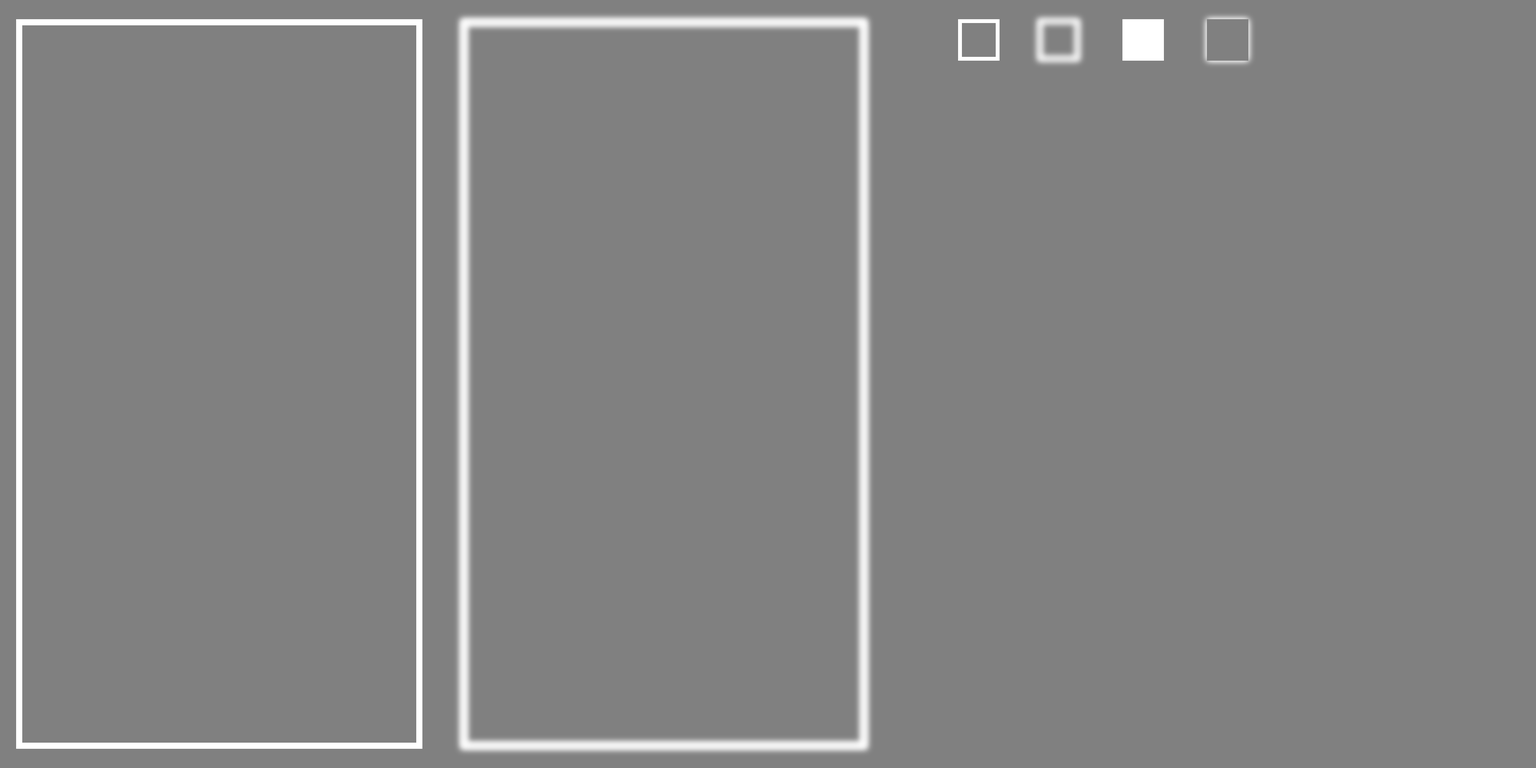
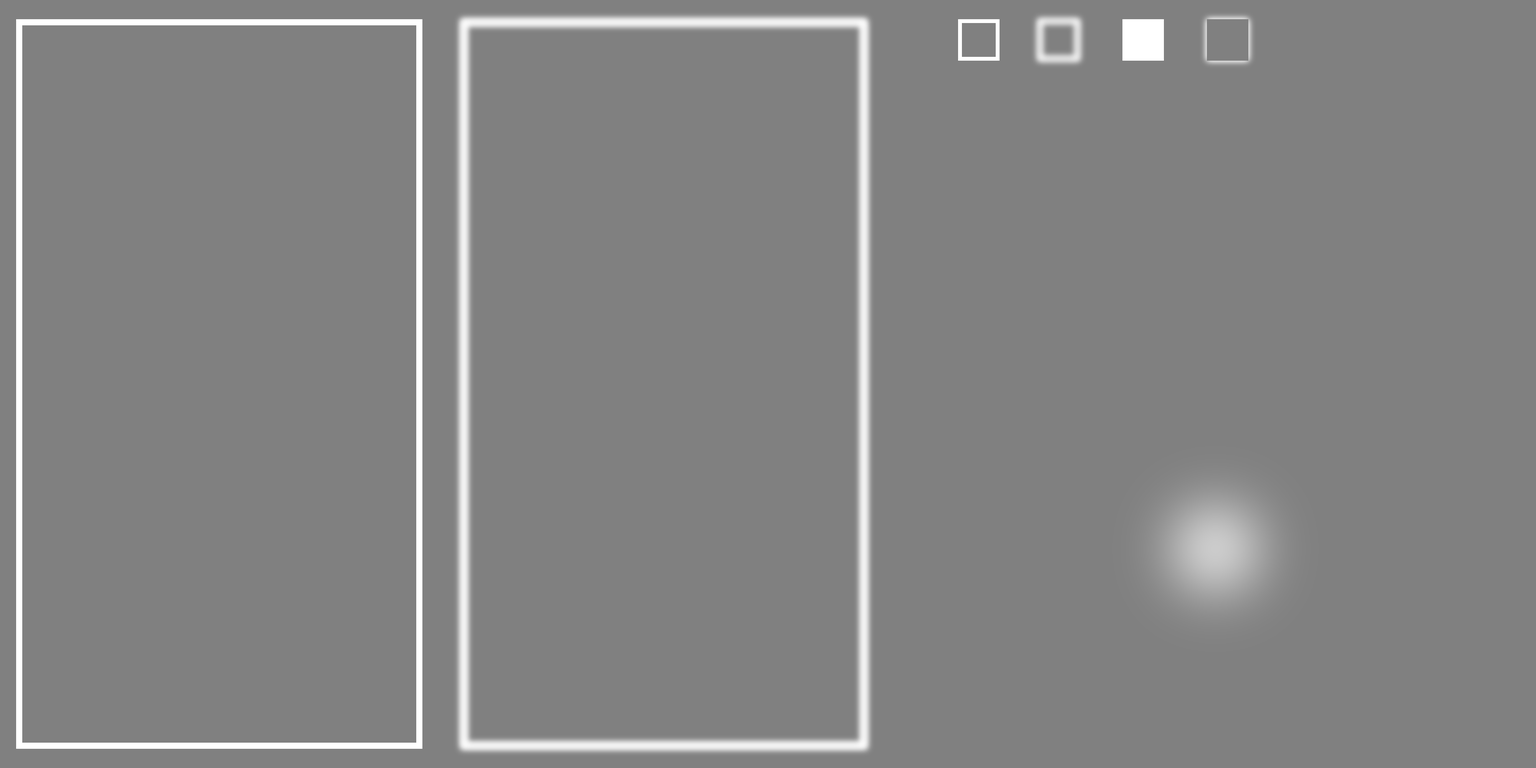
The second w=1536, h=768 image is a revision of the first. Changes to its layers:
added layer "Elipse 1" above "Capa 4" over [1125, 458, 1306, 639]
